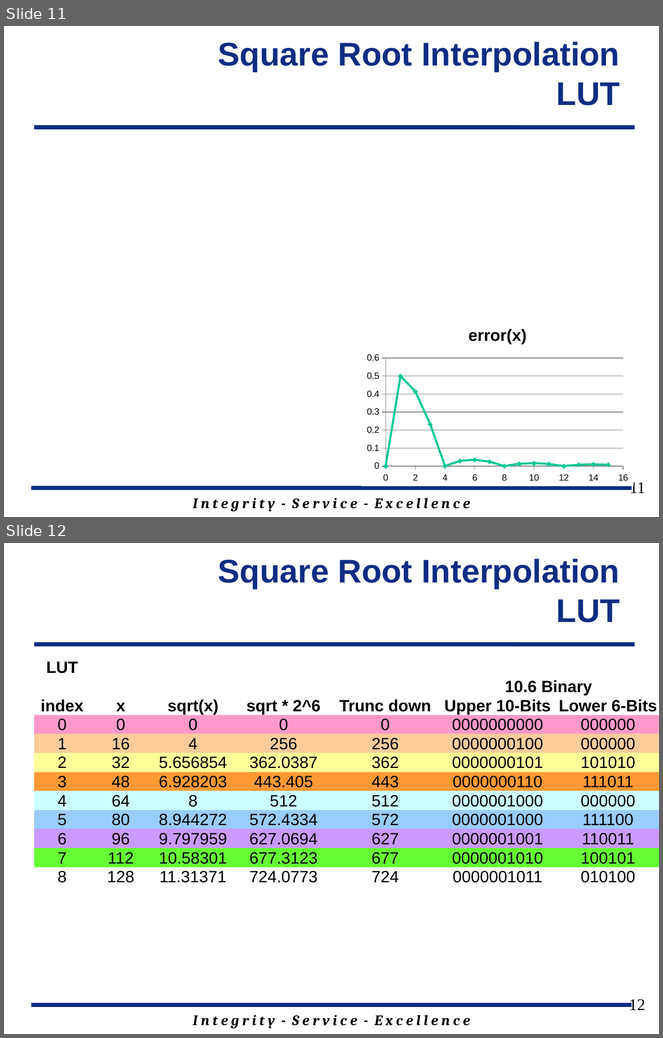
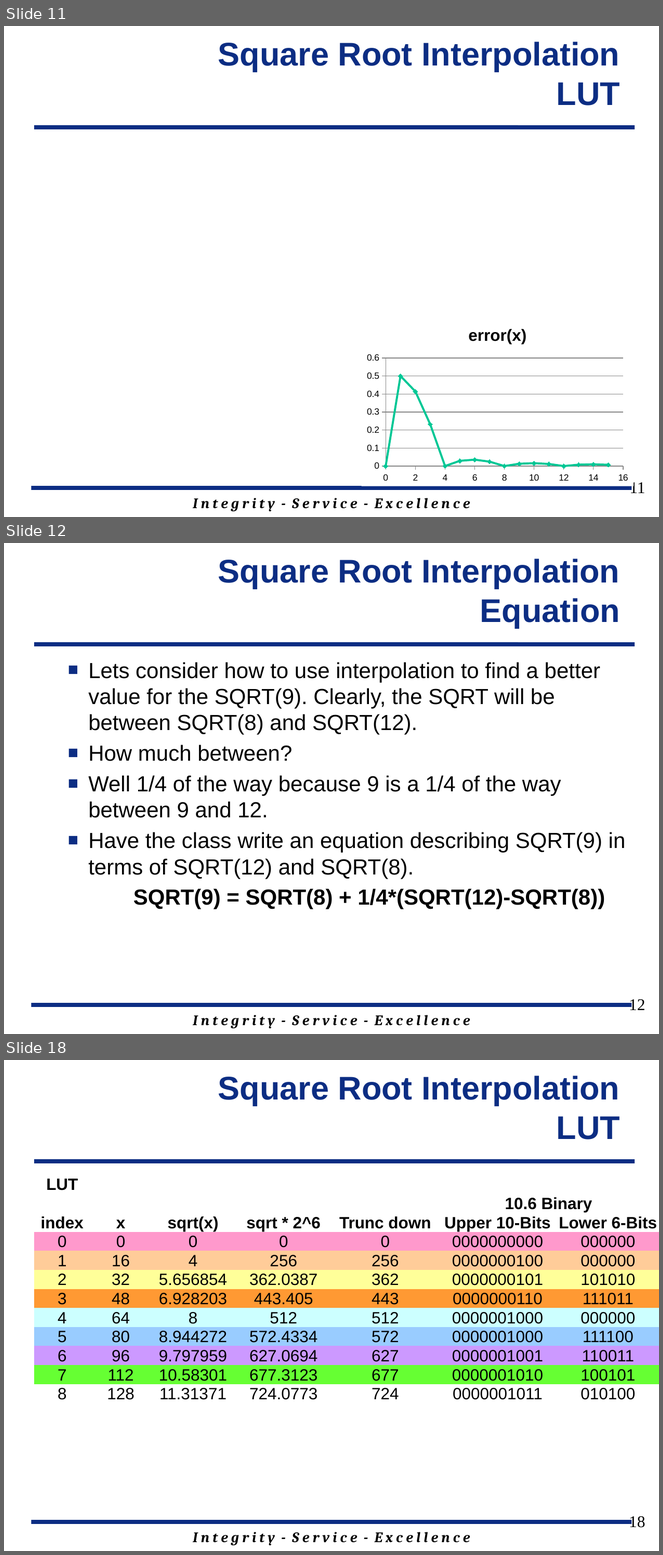
Before and after one commit to jfalkinburg/ECE383_web, a slide deck: lecture/slides/ECE_383_Lec24.pptx. Shown one above the other, each under a label of ours: slides 11 and 12 before the commit, slides 11, 12 and 18 after it; the slides between them are not shown. The pictures are 663x1038 and 663x1555 pixels, drawn with LibreOffice and Linux fonts; fonts in the diff are those of the drawing; background and template pictures are left out. Boxes give left, top, right and bottom in pixels: in the first picture for what was removed or moved away, otherwise in the second. Text is boxed around its words. In the diff, an @@ line names an element or a change of style, - is before the commit and + after.

```diff
--- a/lecture/slides/ECE_383_Lec24.pptx
+++ b/lecture/slides/ECE_383_Lec24.pptx
@@ slide 12 added at bbox=[4, 543, 659, 1034], background #FFFFFF; not listed: 3 template elements that a slide beside it also shows @@
@@ title added at bbox=[218, 559, 620, 628], 36 pt, text #0C2D83, bold @@
+Square Root Interpolation Equation
@@ text added at bbox=[88, 662, 626, 910], 24 pt, text #000000 @@
+■ Lets consider how to use interpolation to find a better value for the SQRT(9). Clearly, the SQRT will be between SQRT(8) and SQRT(12).
+■ How much between?
+■ Well 1/4 of the way because 9 is a 1/4 of the way between 9 and 12.
+■ Have the class write an equation describing SQRT(9) in terms of SQRT(12) and SQRT(8).
+SQRT(9) = SQRT(8) + 1/4*(SQRT(12)-SQRT(8))
@@ page number added at bbox=[629, 1000, 645, 1010], 18 pt, text #000000 @@
+12
@@ what was slide 12 is now slide 18 @@
@@ page number at bbox=[629, 1517, 645, 1528]: text changed @@
-12
+18
```
Also in this commit, not shown: 3 slides changed, 5 other slides added.
